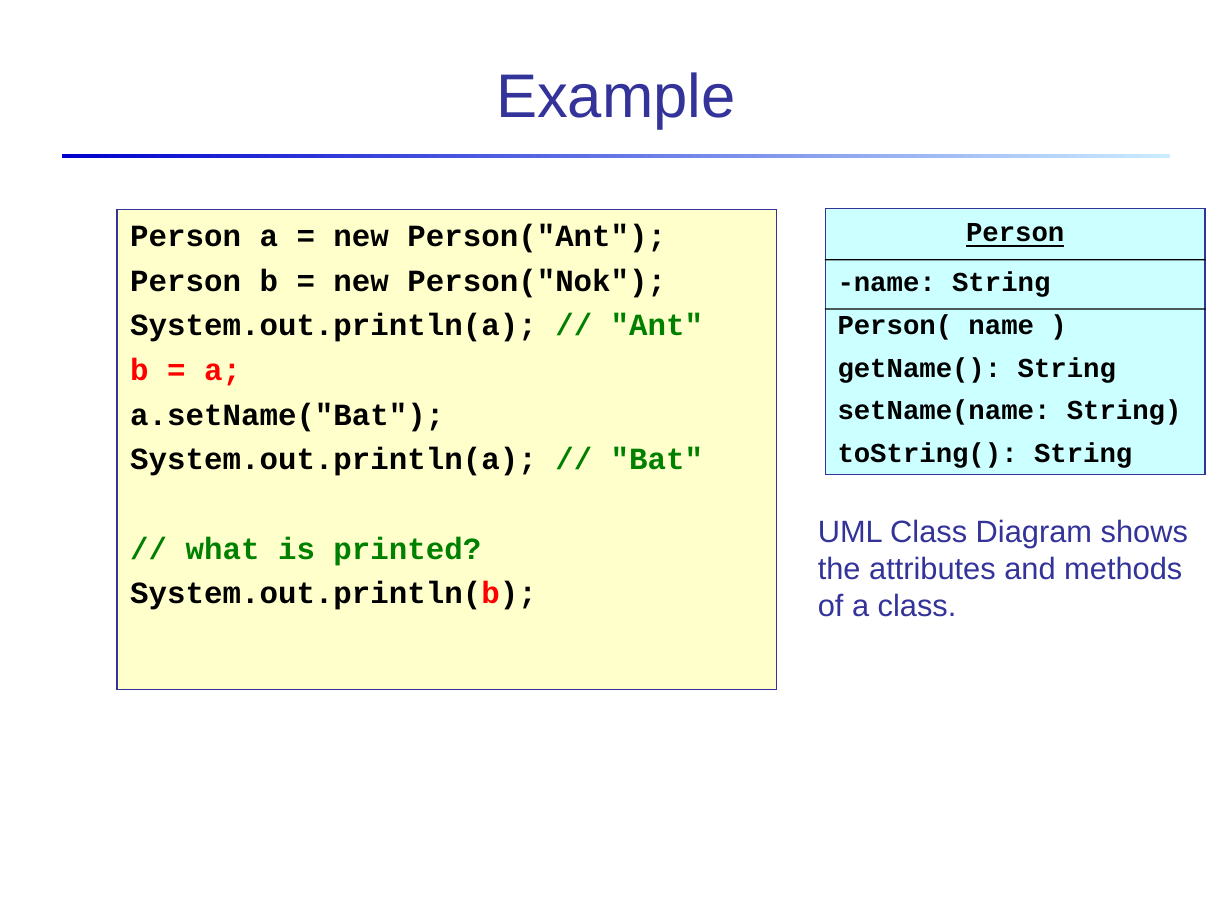
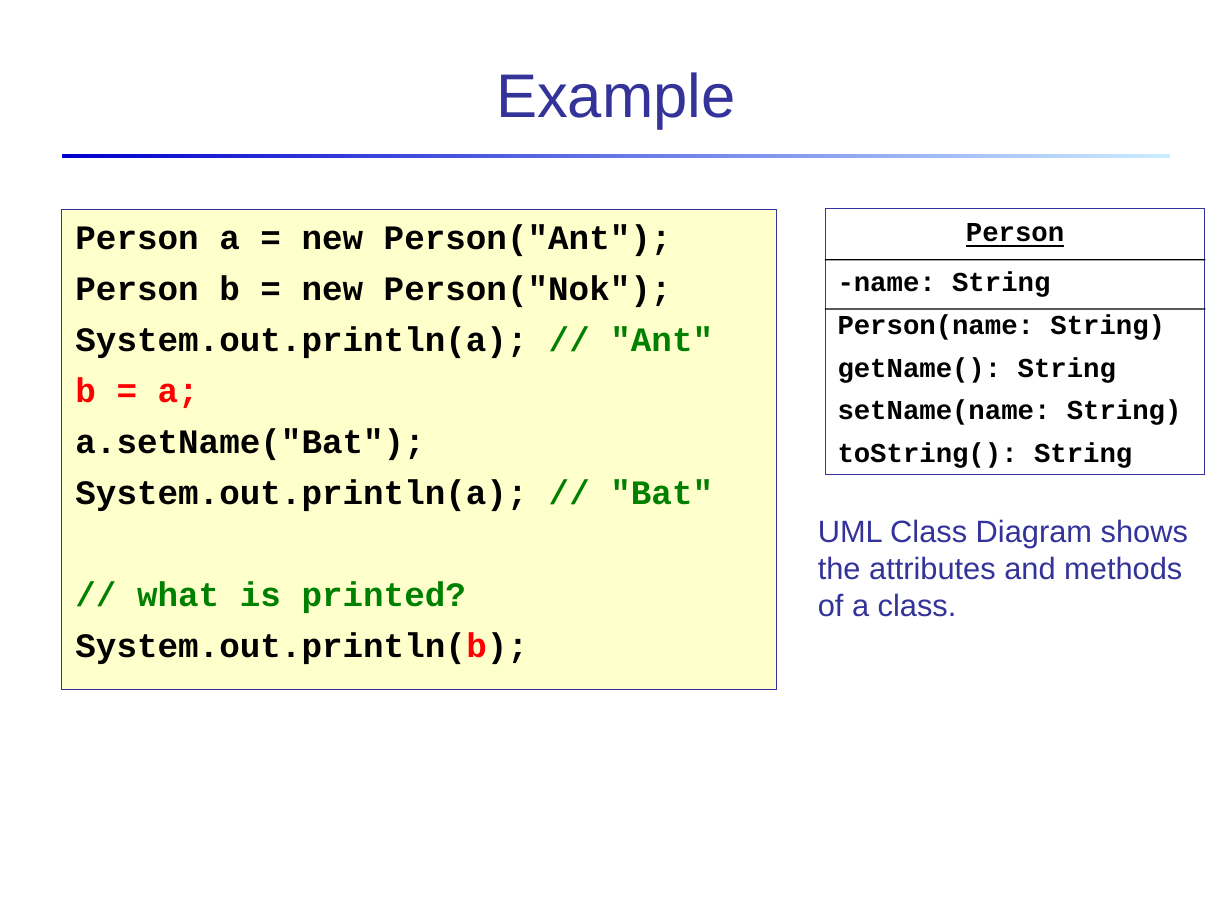
Before and after one commit to skeoop/skeoop.github.io, a slide deck: slide 2 of week1/4-Object-References.ppt. Drawn at 1232x924 pixels with LibreOffice and Linux fonts; fonts in the diff are those of the drawing. Boxes give left, top, right and bottom in pixels: in the first picture for what was removed or moved away, otherwise in the second. Text is boxed around its words. In the diff, an @@ line names an element or a change of style, - is before the commit and + after.

```diff
--- a/week1/4-Object-References.ppt
+++ b/week1/4-Object-References.ppt
@@ rectangle "Person a = new Person("Ant");": place and size @@
-rectangle "Person a = new Person("Ant");" at [117, 209, 776, 690]
+rectangle "Person a = new Person("Ant");" at [62, 209, 776, 690]
@@ rectangle "Person a = new Person("Ant");" at [62, 209, 776, 690]: size 18 to 20 pt; indent changed; more space between paragraphs @@
@@ rectangle "Person" at [825, 208, 1205, 474]: fill #CCFFFF to none @@
@@ text in rectangle at [838, 315, 1165, 340]: text changed @@
-Person( name )
+Person(name: String)
```
Also in this commit, not shown: 5 other files.
